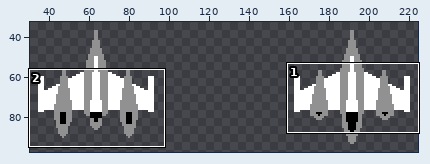
Sprite sheet -- Assets/Sprites/Ghost_Scare.png. Above, an overview of the earlier version with the close-up marked.
Close-up. First the earlier version:
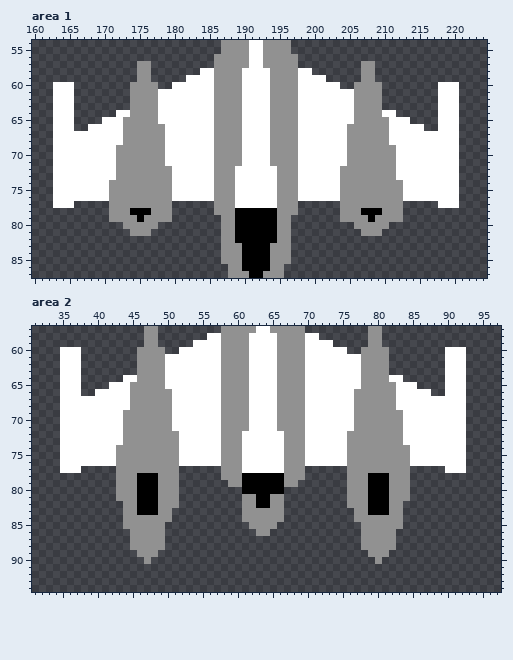
The file is 256x128 pixels. Shown: area 1: x 160..224, y 54..87; area 2: x 31..97, y 57..94. The wide view leaves out empty margins.
After the commit:
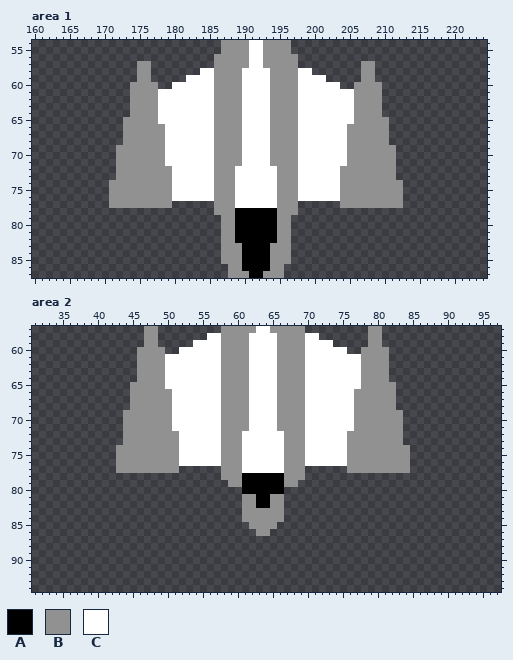
Palette (. is transparent): A #000000  B #919191  C #ffffff
Change:
Changed rows in their new state; - is an unchanged pixel.
Area 1:
first column x 163:
60 ...----------------------------------------------------...
61 ...----------------------------------------------------...
62 ...----------------------------------------------------...
63 ...----------------------------------------------------...
64 ...------..------------------------------------..------...
65 ...----...--------------------------------------...----...
66 ...--.....--------------------------------------.....--...
67 ..........--------------------------------------..........
68 ..........--------------------------------------..........
69 .........----------------------------------------.........
70 .........----------------------------------------.........
71 .........----------------------------------------.........
72 .........----------------------------------------.........
73 .........----------------------------------------.........
74 ........------------------------------------------........
75 ........------------------------------------------........
76 ........------------------------------------------........
77 ...----------------------------------------------------...
78 --------.........------------------------.........--------
79 --------.........------------------------.........--------
80 ----------.....----------------------------.....----------
81 -----------...------------------------------...-----------
Area 2:
first column x 35:
60 ...----------------------------------------------------...
61 ...----------------------------------------------------...
62 ...----------------------------------------------------...
63 ...----------------------------------------------------...
64 ...------..------------------------------------..------...
65 ...----...--------------------------------------...----...
66 ...--.....--------------------------------------.....--...
67 ..........--------------------------------------..........
68 ..........--------------------------------------..........
69 .........----------------------------------------.........
70 .........----------------------------------------.........
71 .........----------------------------------------.........
72 .........----------------------------------------.........
73 .........----------------------------------------.........
74 ........------------------------------------------........
75 ........------------------------------------------........
76 ........------------------------------------------........
77 ...----------------------------------------------------...
78 --------.........------------------------.........--------
79 --------.........------------------------.........--------
80 --------.........------------------------.........--------
81 --------.........------------------------.........--------
82 ---------........------------------------........---------
83 ---------.......--------------------------.......---------
84 ---------.......--------------------------.......---------
85 ---------......----------------------------......---------
86 ----------.....----------------------------.....----------
87 ----------.....----------------------------.....----------
88 ----------.....----------------------------.....----------
89 -----------...------------------------------...-----------
90 ------------.--------------------------------.------------
